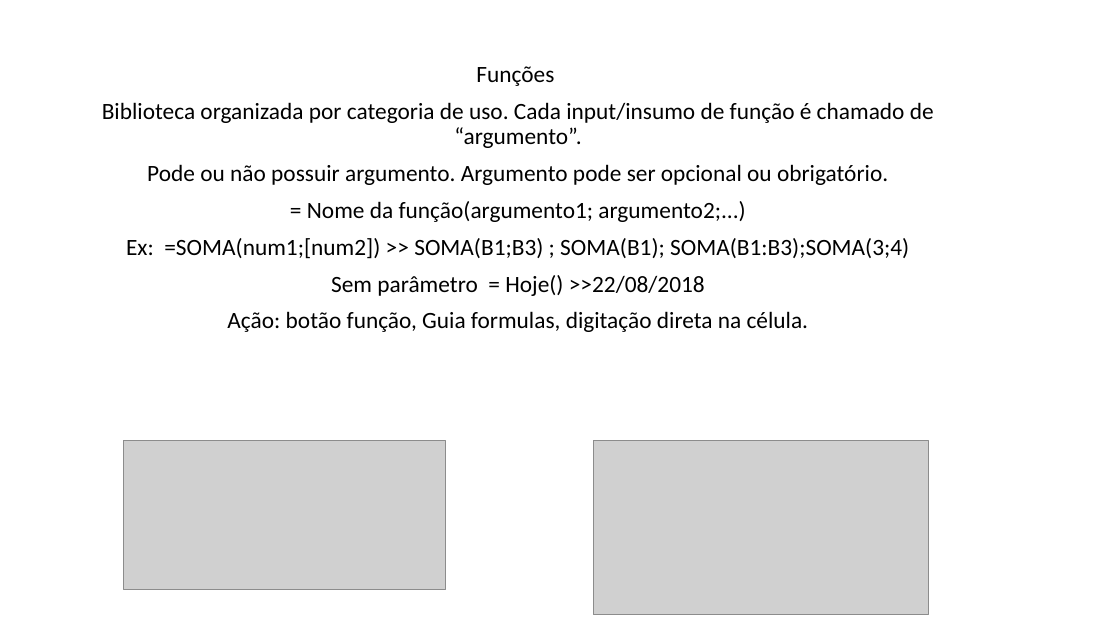
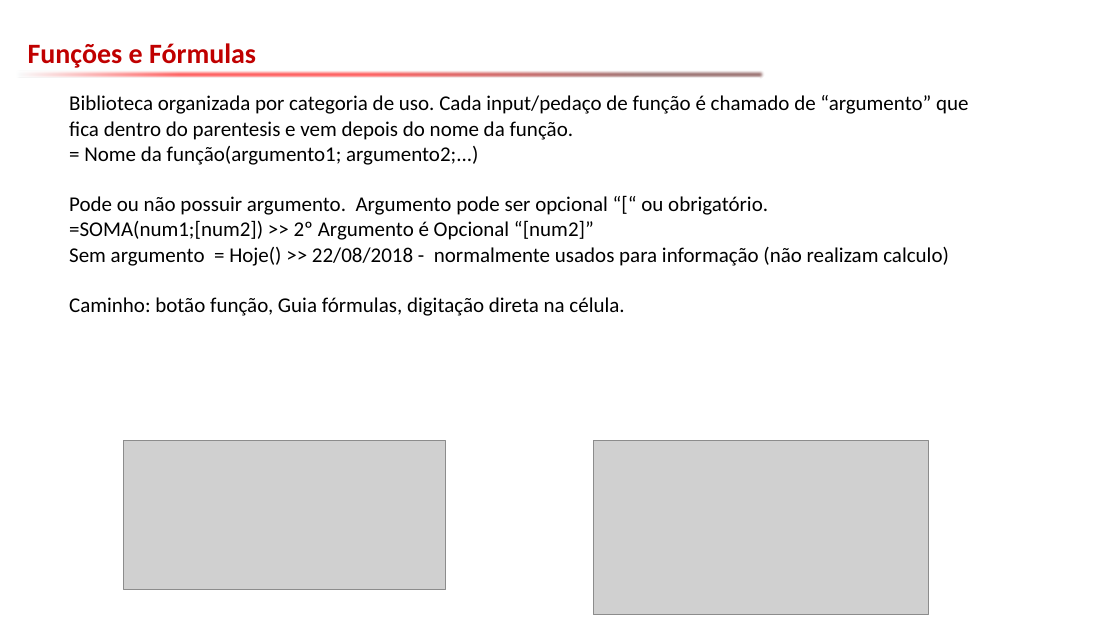
Before and after one commit to emerson-fenrir/Excel_Basico, a slide deck: slide 24 of Aula2.pptx (slide 22 before the commit). Drawn at 1120x630 pixels with LibreOffice and Linux fonts; fonts in the diff are those of the drawing; grey boxes stand for pictures; background and template pictures are left out. Boxes give left, top, right and bottom in pixels: in the first picture for what was removed or moved away, otherwise in the second. Text is boxed around its words. In the diff, an @@ line names an element or a change of style, - is before the commit and + after.

```diff
--- a/Aula2.pptx
+++ b/Aula2.pptx
@@ text added at (x1=28, y1=43, x2=256, y2=68), 24 pt, text #C00000, bold @@
+Funções e Fórmulas
@@ right arrow added at (x1=16, y1=68, x2=765, y2=81), fill gradient #F6FBFC to #FF0000 to #632523 @@
@@ subtitle "Biblioteca organizada por categoria de ..." moved from (x1=102, y1=66, x2=934, y2=332) to (x1=69, y1=95, x2=968, y2=316) @@
@@ subtitle at (x1=69, y1=95, x2=968, y2=140): text changed; size 20 to 18 pt @@
-Funções
-Biblioteca organizada por categoria de uso. Cada input/insumo de função é chamado de “argumento”.
-Pode ou não possuir argumento. Argumento pode ser opcional ou obrigatório.
+Biblioteca organizada por categoria de uso. Cada input/pedaço de função é chamado de “argumento” que fica dentro do parentesis e vem depois do nome da função.
@@ subtitle at (x1=84, y1=146, x2=478, y2=165): size 20 to 18 pt in "= Nome da função(argumento1; argumento2;...)"; alignment centre to left; line spacing 0.9 to 1; less space between paragraphs @@
@@ subtitle at (x1=69, y1=196, x2=949, y2=316): text changed; size 20 to 18 pt @@
-Ex: =SOMA(num1;[num2]) >> SOMA(B1;B3) ; SOMA(B1); SOMA(B1:B3);SOMA(3;4)
-Sem parâmetro = Hoje() >>22/08/2018
-Ação: botão função, Guia formulas, digitação direta na célula.
+Pode ou não possuir argumento. Argumento pode ser opcional “[“ ou obrigatório.
+=SOMA(num1;[num2]) >> 2º Argumento é Opcional “[num2]”
+Sem argumento = Hoje() >> 22/08/2018 - normalmente usados para informação (não realizam calculo)
+Caminho: botão função, Guia fórmulas, digitação direta na célula.
```
Also in this commit, not shown: 32 other slides changed, 11 slides added, 3 slides removed, 2 other files.
